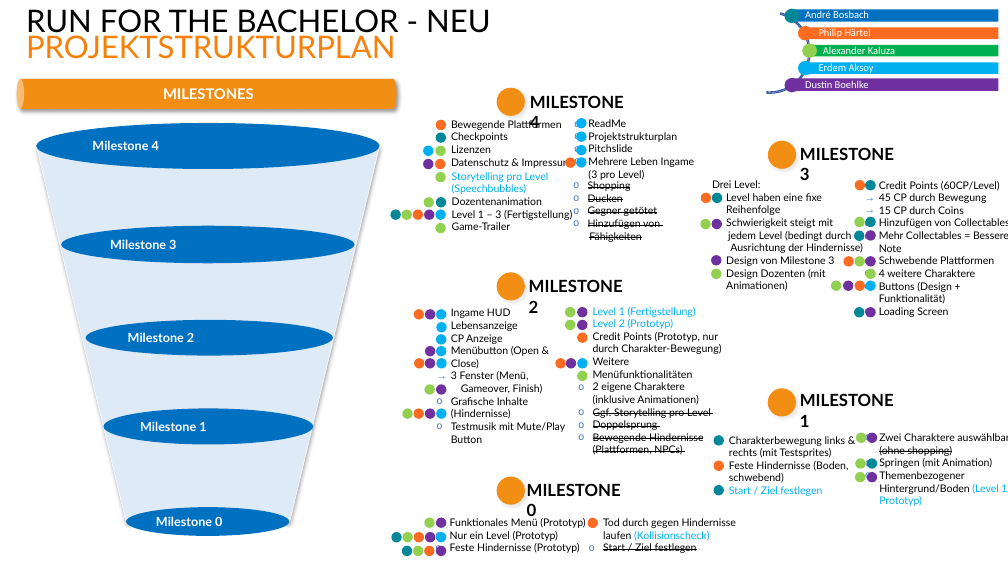
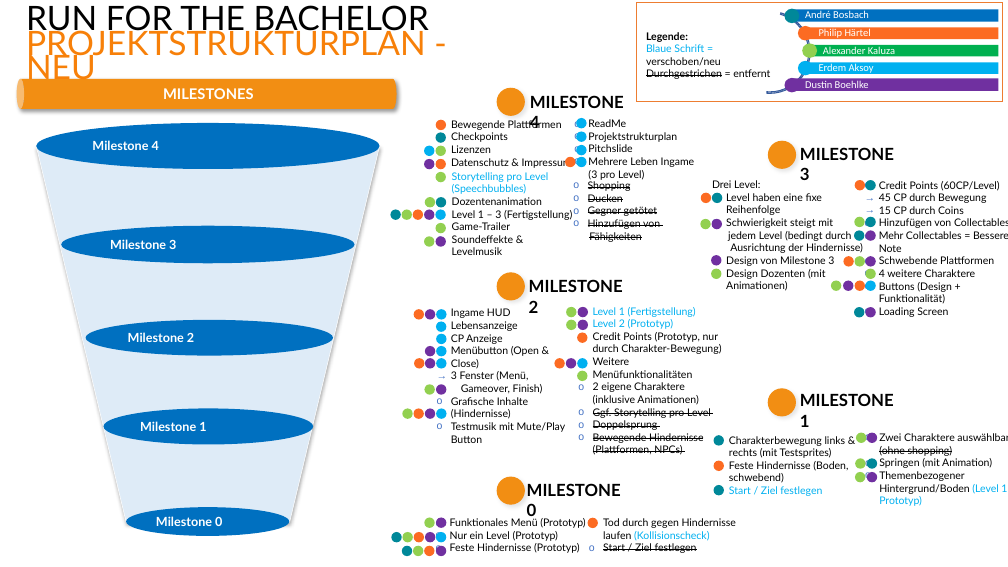
Before and after one commit to philip2725/Run-for-the-Bachelor, a slide deck: slide 3 of assets/Dokumente/Projektstrukturplan_ALT+NEU.pptx. Drawn at 1008x567 pixels with LibreOffice and Linux fonts; fonts in the diff are those of the drawing. Boxes give left, top, right and bottom in pixels: in the first picture for what was removed or moved away, otherwise in the second. Text is boxed around its words. In the diff, an @@ line names an element or a change of style, - is before the commit and + after.

```diff
--- a/assets/Dokumente/Projektstrukturplan_ALT+NEU.pptx
+++ b/assets/Dokumente/Projektstrukturplan_ALT+NEU.pptx
@@ text at <box>26,5,429,85</box>: text changed; size 29.6 to 32 pt; text colour #000000 to #F78009 @@
-RUN FOR THE BACHELOR - NEU
-PROJEKTSTRUKTURPLAN
+RUN FOR THE BACHELOR
+PROJEKTSTRUKTURPLAN - NEU
@@ rectangle added at <box>637,2,1003,101</box>, fill #FFFFFF, outline #ED7D31 1 pt @@
@@ rectangle added at <box>639,26,789,72</box>, fill #FFFFFF, outline #FFFFFF 1 pt, 10 pt, text #000000 @@
+Legende:
+Blaue Schrift = verschoben/neu
+Durchgestrichen = entfernt
@@ ellipse added at <box>424,237,435,247</box>, fill #92D050 @@
@@ ellipse added at <box>436,237,446,247</box>, fill #7030A0 @@
@@ text at <box>452,235,513,255</box>: paragraph added @@
+o Soundeffekte & Levelmusik
```
Also in this commit, not shown: 1 other slide changed, 3 other files.
